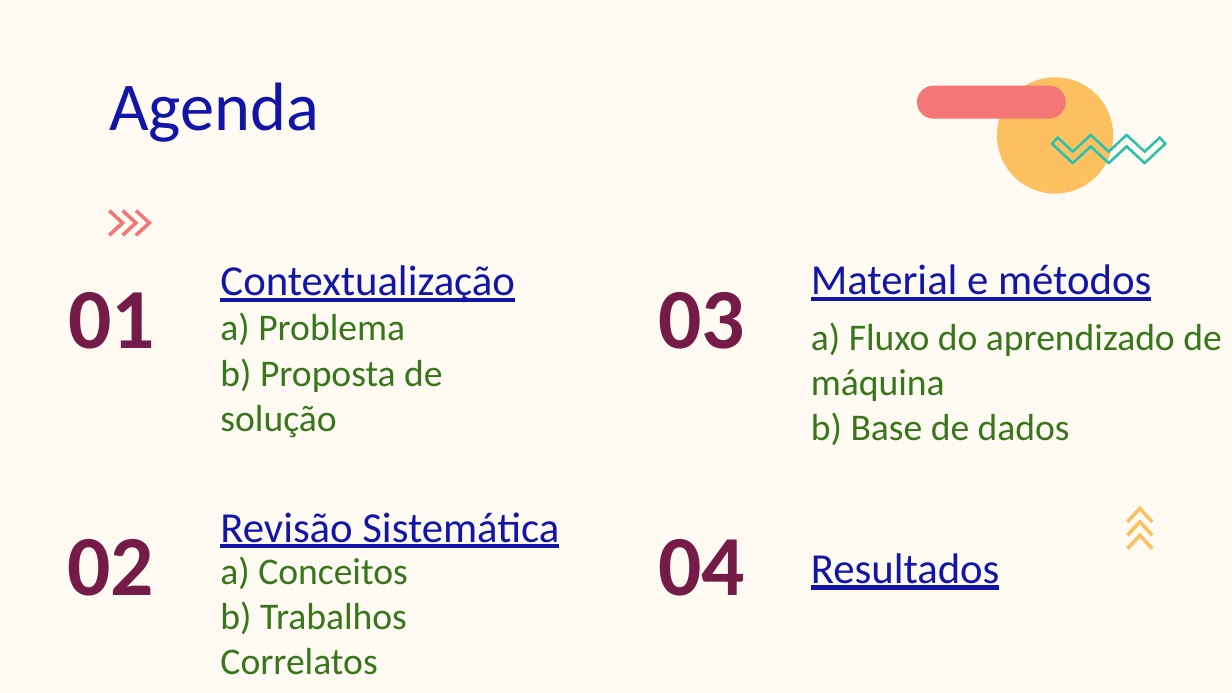
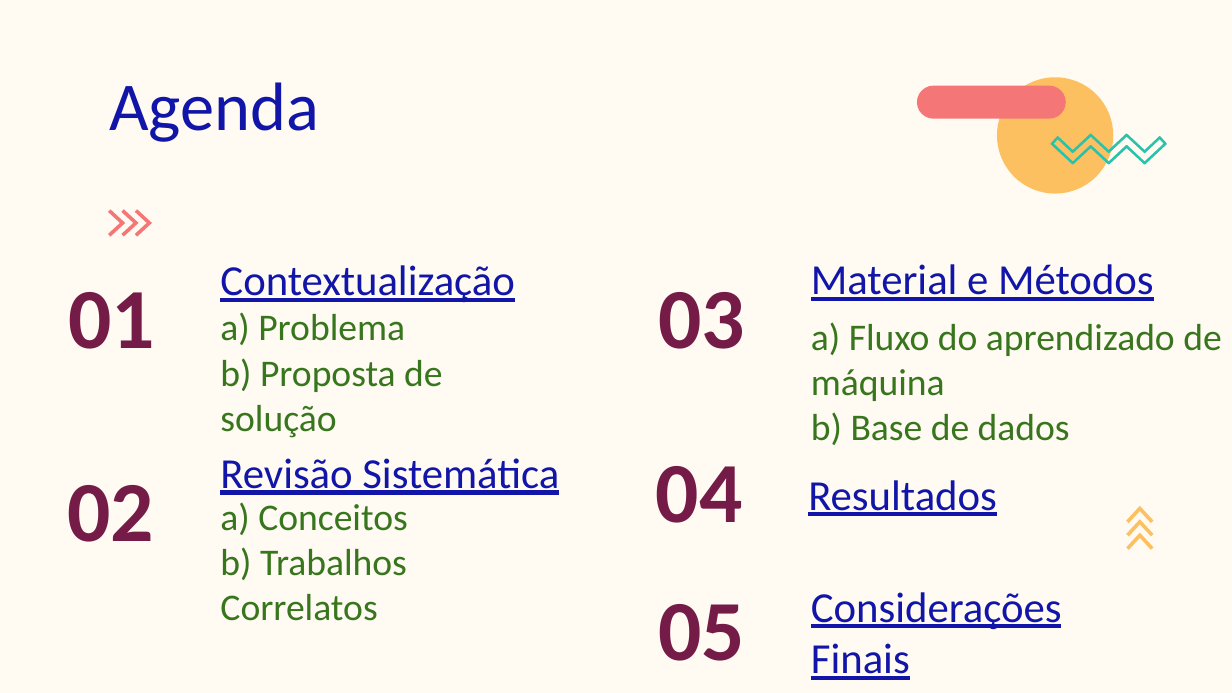
Before and after one commit to jpaulopd/IFB, a slide deck: slide 2 of artigoConclucaoCurso/apresentacaoTccFinal.pptx. Drawn at 1232x693 pixels with LibreOffice and Linux fonts; fonts in the diff are those of the drawing; background and template pictures are left out. Boxes give left, top, right and bottom in pixels: in the first picture for what was removed or moved away, otherwise in the second. Text is boxed around its words. In the diff, an @@ line names an element or a change of style, - is before the commit and + after.

```diff
--- a/artigoConclucaoCurso/apresentacaoTccFinal.pptx
+++ b/artigoConclucaoCurso/apresentacaoTccFinal.pptx
@@ subtitle at [811,264,1154,301]: text changed @@
-Material e métodos
+Material e Métodos
@@ 2 subtitles, 1 title: place and size @@
-2 subtitles, 1 title at [67,512,559,675]
+2 subtitles, 1 title at [67,458,559,621]
@@ title "04": place and size @@
-title "04" at [658,539,745,596]
+title "04" at [656,466,743,523]
@@ subtitle "Resultados": place and size @@
-subtitle "Resultados" at [811,553,1000,590]
+subtitle "Resultados" at [808,480,997,516]
@@ subtitle added at [811,592,1062,680], 25 pt, text #1116A8, underline @@
+Considerações Finais
@@ text added at [658,604,745,661], 50 pt, text #741B47, bold @@
+05
```
Also in this commit, not shown: 5 other slides changed, 3 slides added, 1 slide removed, 1 other file.
